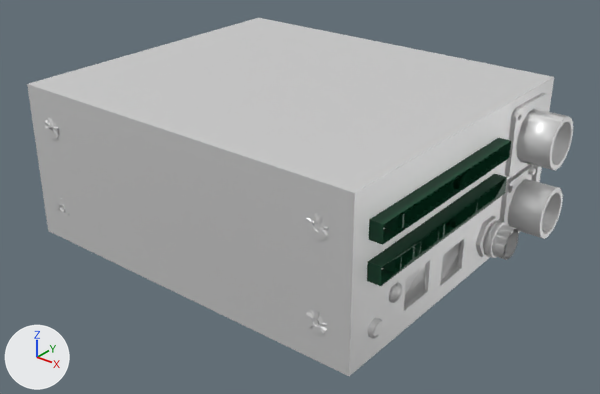
The COLLADA model as_description/meshes/dcbox.dae as it was, and as the next commit left it.
Rendered twice from a 50 mm camera at (0.208, -0.256, 0.106) aimed at (0.009, -0.007, -0.048). Arrows for +X, +Y and +Z are at lower left; the lights stay in place. Where no turn or scale is listed for an object, it has been applied to the vertices.
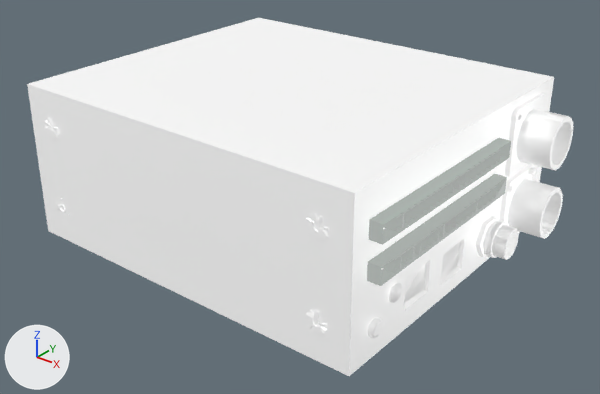
Location of each change, [x1, y1, x2, y2] in pixels of the pictures (600 x 394 px):
'Object', recoloured, surface changed (grey to white)
    both: [27, 18, 573, 376]

The change in detail:
In material 'ID10' (mat_id10), emission_strength is now set to 1.0.
In material 'ID10' (mat_id10), emission_color is now set to (0.35, 0.35, 0.35), grey #a0a0a0.
In material 'green' (mat_green), emission_strength is now set to 1.0.
